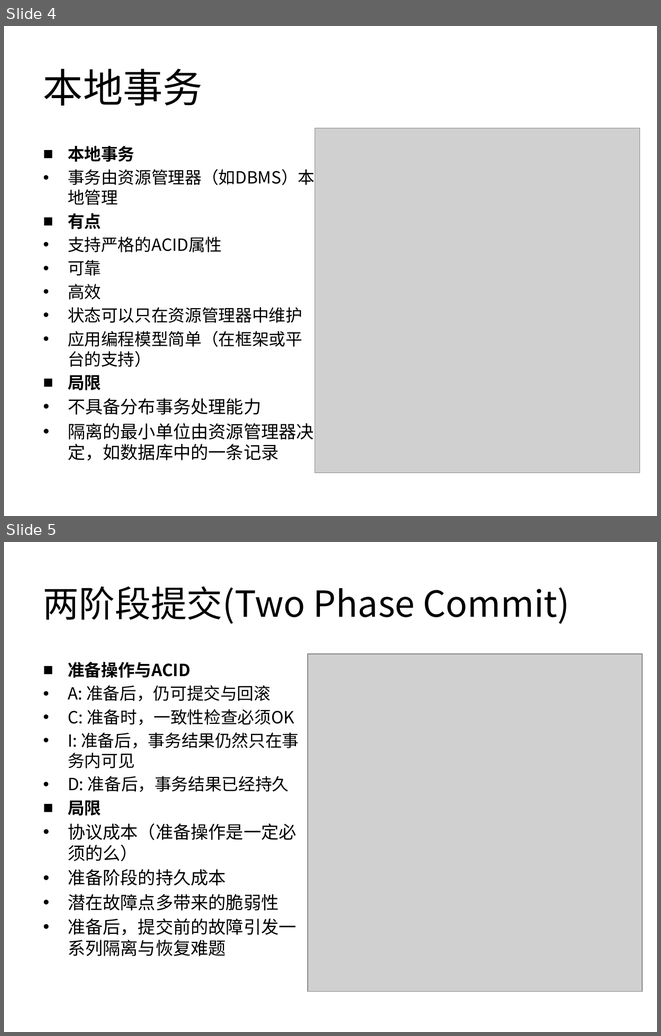
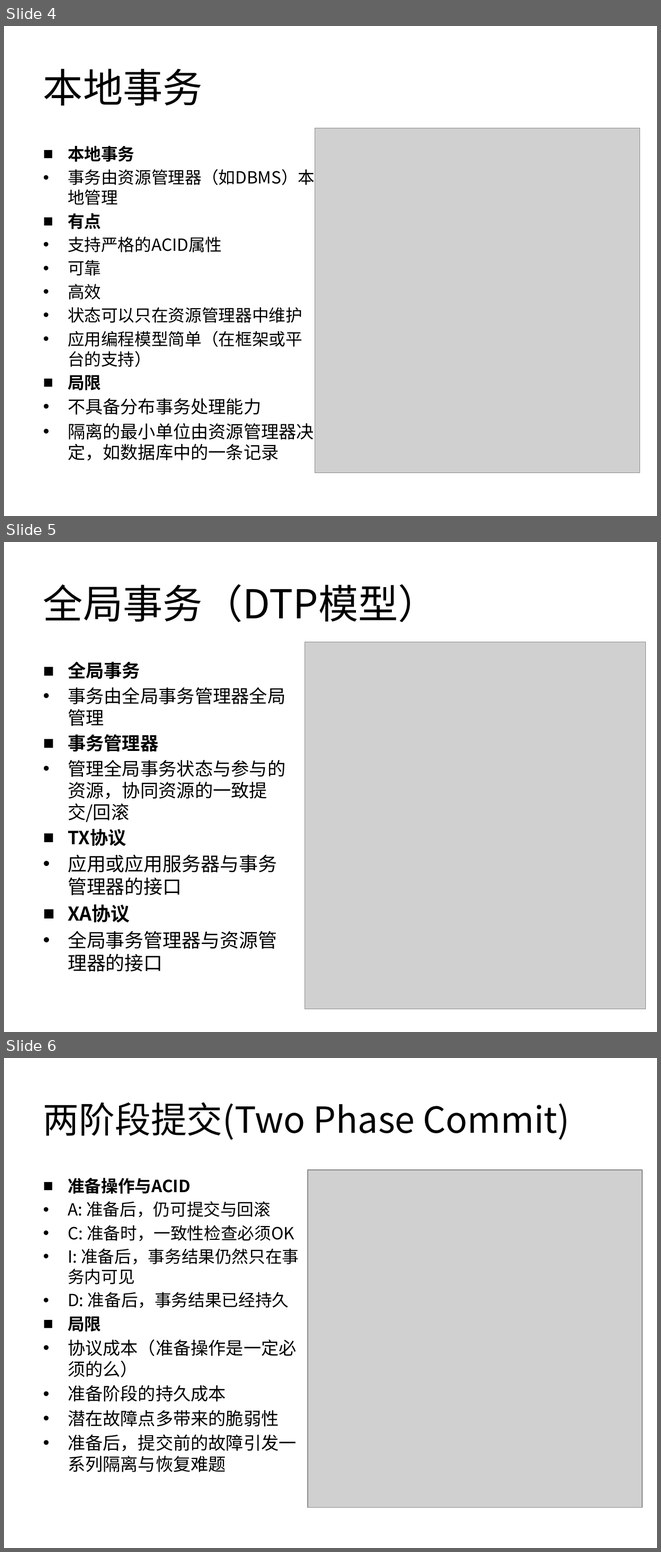
Before and after one commit to balancebeam/galaxy, a slide deck: galaxy-doc/分布式事务.pptx. Shown one above the other, each under a label of ours: slides 4 and 5 before the commit, slides 4, 5 and 6 after it. The pictures are 661x1036 and 661x1552 pixels, drawn with LibreOffice and Linux fonts; fonts in the diff are those of the drawing; grey boxes stand for pictures. Boxes give left, top, right and bottom in pixels: in the first picture for what was removed or moved away, otherwise in the second. Text is boxed around its words. In the diff, an @@ line names an element or a change of style, - is before the commit and + after.

```diff
--- a/galaxy-doc/分布式事务.pptx
+++ b/galaxy-doc/分布式事务.pptx
@@ slide 5 added at [4, 542, 657, 1032], background #FFFFFF @@
@@ title added at [43, 584, 438, 622], 44 pt, text #000000 @@
+全局事务（DTP模型）
@@ picture added at [305, 642, 646, 1009] @@
@@ text added at [68, 661, 285, 971], 20 pt, text #000000 @@
+■ 全局事务
+• 事务由全局事务管理器全局管理
+■ 事务管理器
+• 管理全局事务状态与参与的资源，协同资源的一致提交/回滚
+■ TX协议
+• 应用或应用服务器与事务管理器的接口
+■ XA协议
+• 全局事务管理器与资源管理器的接口
@@ what was slide 5 is now slide 6 @@
```
Also in this commit, not shown: 2 slides changed, 1 other slide added, 2 other files.
